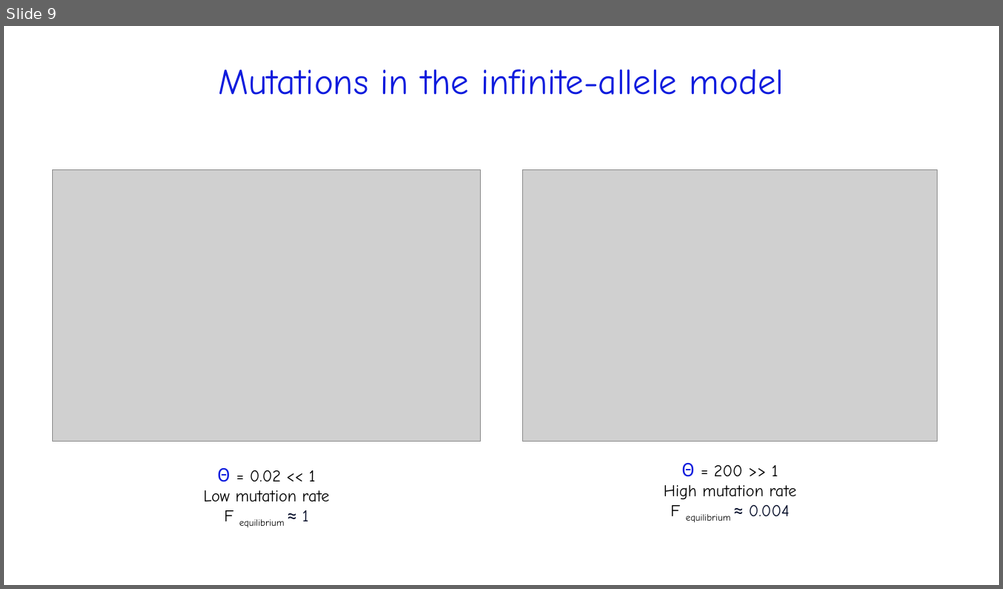
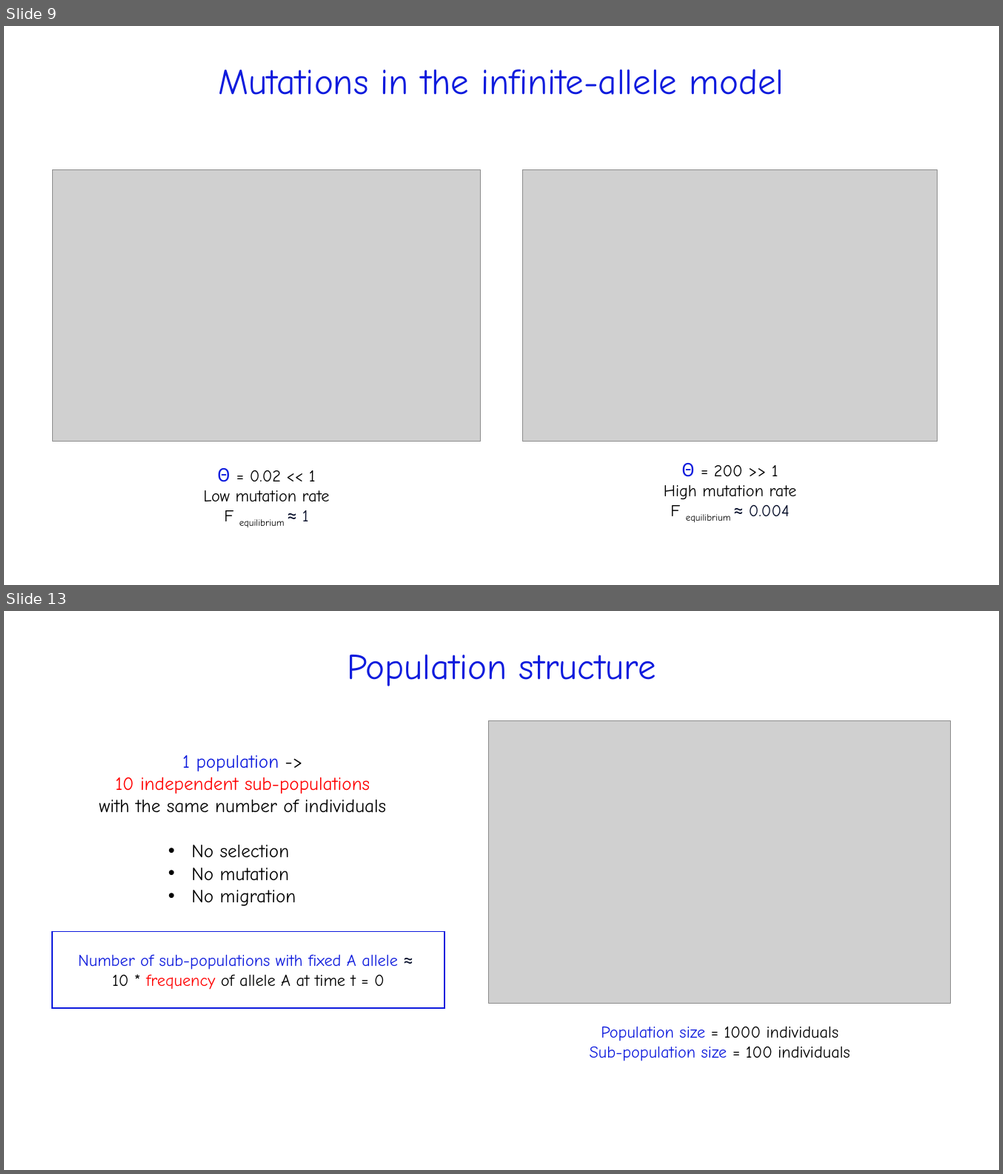
Before and after one commit to kgaydukova/PopulationGeneticsProject, a slide deck: GPOP_Gaydukova_slides.pptx. Shown one above the other, each under a label of ours: slide 9 before the commit, slides 9 and 13 after it; the slides between them are not shown. The pictures are 1003x589 and 1003x1174 pixels, drawn with LibreOffice and Linux fonts; fonts in the diff are those of the drawing; grey boxes stand for pictures. Boxes give left, top, right and bottom in pixels: in the first picture for what was removed or moved away, otherwise in the second. Text is boxed around its words. In the diff, an @@ line names an element or a change of style, - is before the commit and + after.

```diff
--- a/GPOP_Gaydukova_slides.pptx
+++ b/GPOP_Gaydukova_slides.pptx
@@ slide 13 added at <box>4,611,999,1170</box>, background #FFFFFF @@
@@ title added at <box>347,654,656,686</box>, 35 pt, text #0E1BDD @@
+Population structure
@@ picture added at <box>489,721,950,1003</box> @@
@@ text added at <box>99,755,386,813</box>, 18 pt, text #000000 @@
+1 population ->
+10 independent sub-populations
+with the same number of individuals
@@ text added at <box>191,845,296,906</box>, 18 pt, text #000000 @@
+• No selection
+• No mutation
+• No migration
@@ rectangle added at <box>53,932,445,1008</box>, fill #FFFFFF, outline #0E1BDD 1 pt @@
@@ text added at <box>78,954,398,990</box>, 16 pt, text #0E1BDD @@
+Number of sub-populations with fixed A allele ≈
+10 * frequency of allele A at time t = 0
@@ text added at <box>589,1026,850,1062</box>, 16 pt, text #0E1BDD @@
+Population size = 1000 individuals
+Sub-population size = 100 individuals
```
Also in this commit, not shown: 3 slides changed, 5 other slides added, 1 other file.
